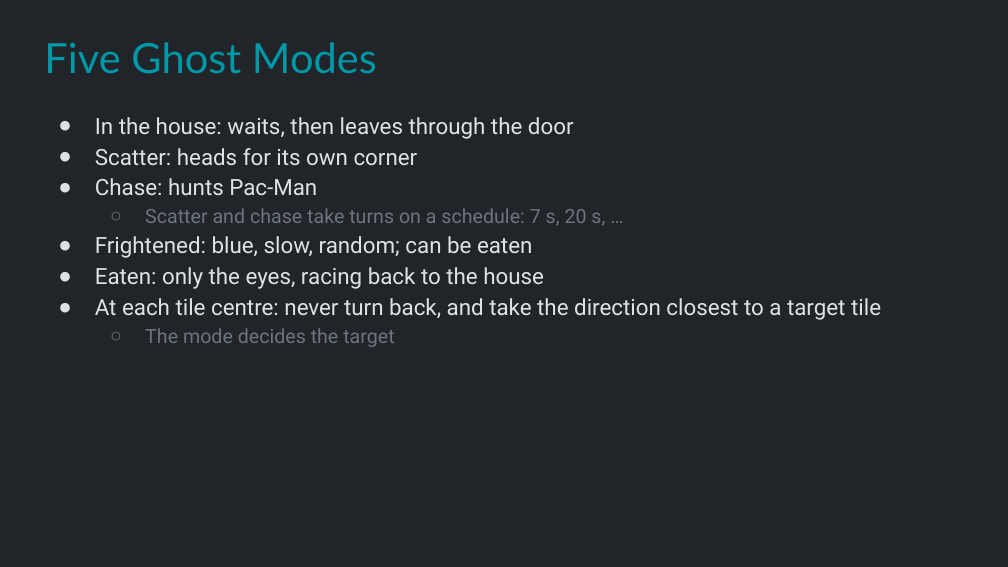
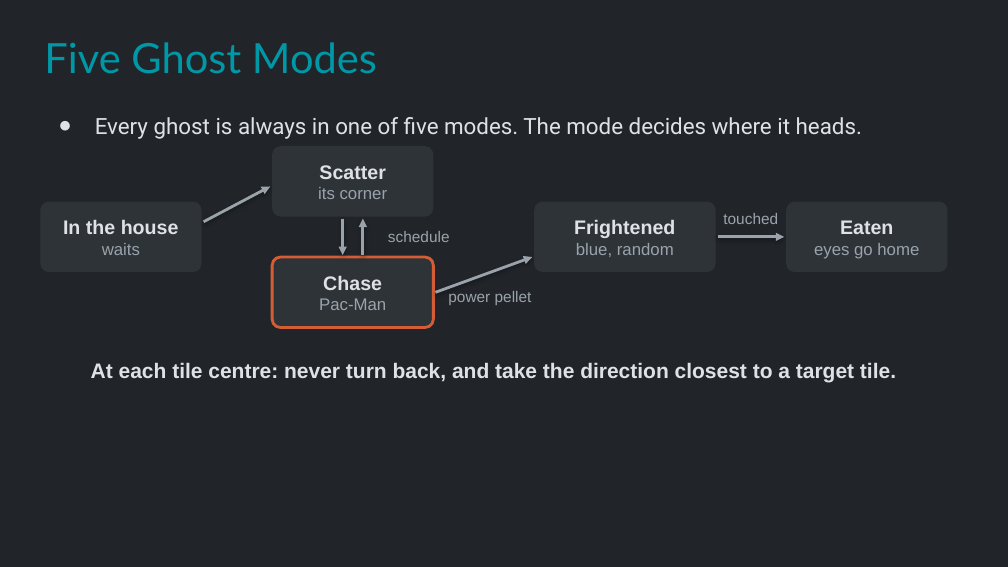
Before and after one commit to Metamate/gar, a slide deck: slide 8 of slides/05 Pac-Man.pptx. Drawn at 1008x567 pixels with LibreOffice and Linux fonts; fonts in the diff are those of the drawing. Boxes give left, top, right and bottom in pixels: in the first picture for what was removed or moved away, otherwise in the second. Text is boxed around its words. In the diff, an @@ line names an element or a change of style, - is before the commit and + after.

```diff
--- a/slides/05 Pac-Man.pptx
+++ b/slides/05 Pac-Man.pptx
@@ text at box(95, 117, 862, 139): text changed @@
-● In the house: waits, then leaves through the door
-● Scatter: heads for its own corner
-● Chase: hunts Pac-Man
-  ○ Scatter and chase take turns on a schedule: 7 s, 20 s, …
-● Frightened: blue, slow, random; can be eaten
-● Eaten: only the eyes, racing back to the house
-● At each tile centre: never turn back, and take the direction closest to a target tile
-  ○ The mode decides the target
+● Every ghost is always in one of five modes. The mode decides where it heads.
@@ rounded rectangle added at box(272, 146, 433, 217), fill #2E3338, 12 pt, text #9AA3AB @@
+Scatter
+its corner
@@ rounded rectangle added at box(40, 202, 202, 272), fill #2E3338, 14 pt, text #DEE2E6, bold @@
+In the house
+waits
@@ arrow added from (204, 222) to (270, 186), #9AA3AB 2 pt @@
@@ rounded rectangle added at box(534, 202, 716, 272), fill #2E3338, 12 pt, text #9AA3AB @@
+Frightened
+blue, random
@@ rounded rectangle added at box(786, 202, 948, 272), fill #2E3338, 12 pt, text #9AA3AB @@
+Eaten
+eyes go home
@@ arrow added from (343, 219) to (343, 255), #9AA3AB 2 pt @@
@@ arrow added from (363, 255) to (363, 219), #9AA3AB 2 pt @@
@@ text added at box(388, 231, 450, 242), 11 pt, text #9AA3AB @@
+schedule
@@ arrow added from (718, 237) to (784, 237), #9AA3AB 2 pt @@
@@ text added at box(723, 213, 778, 224), 11 pt, text #9AA3AB @@
+touched
@@ rounded rectangle added at box(272, 257, 433, 328), fill #2E3338, outline #D45D35 2 pt, 12 pt, text #9AA3AB @@
+Chase
+Pac-Man
@@ arrow added from (435, 292) to (532, 257), #9AA3AB 2 pt @@
@@ text added at box(448, 291, 532, 305), 11 pt, text #9AA3AB @@
+power pellet
@@ text added at box(91, 362, 896, 383), 15 pt, text #DEE2E6, bold @@
+At each tile centre: never turn back, and take the direction closest to a target tile.
```
Also in this commit, not shown: 6 other slides changed, 1 slide added.
